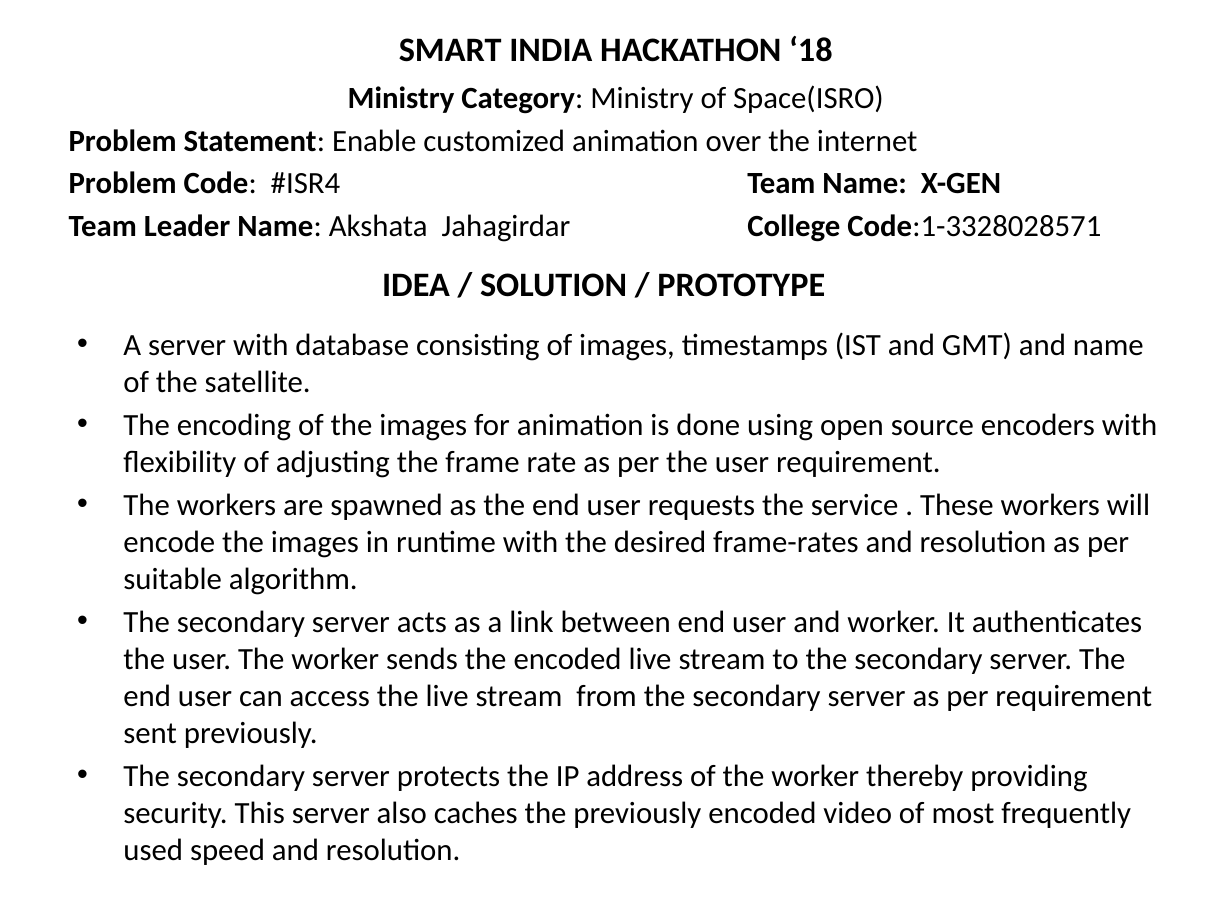
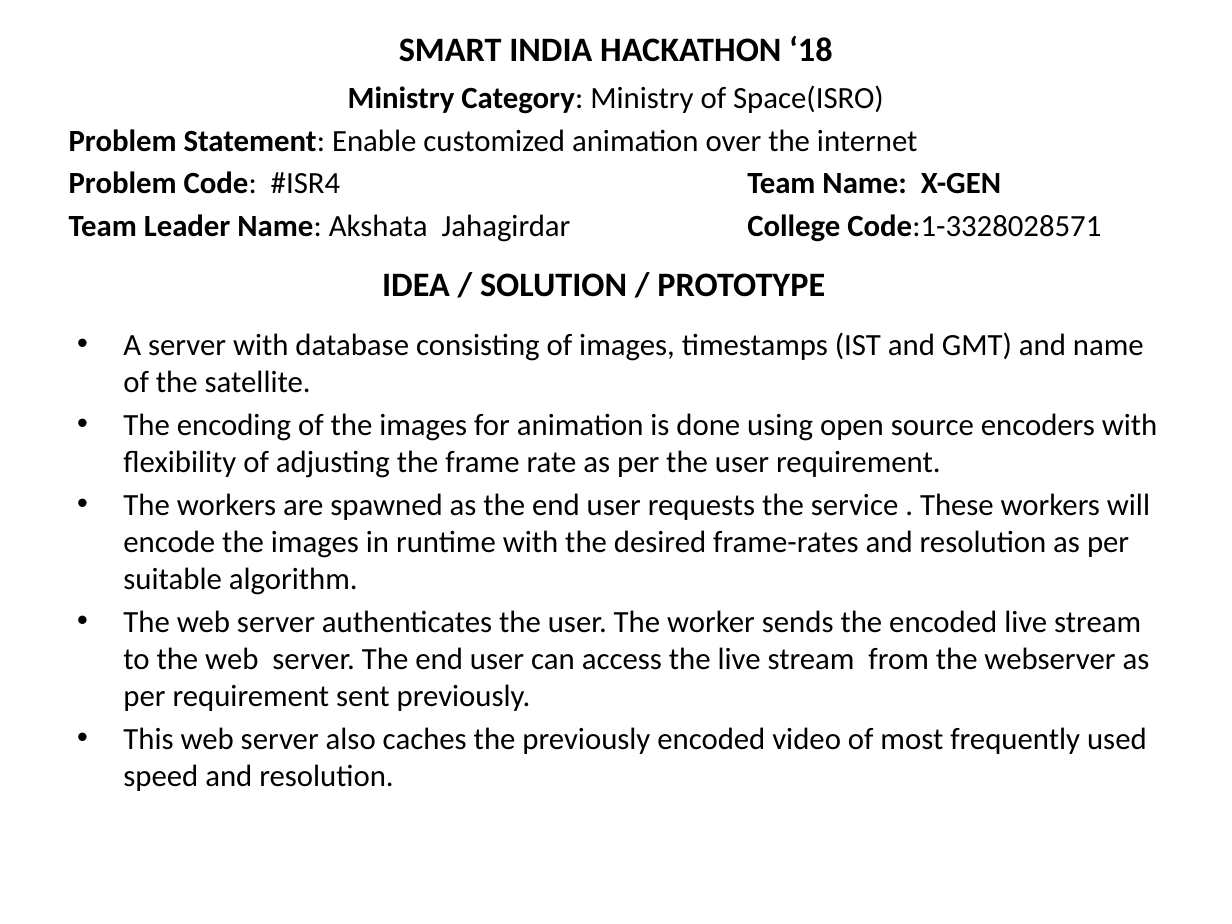
Before and after one commit to Dashree/sih2018, a slide deck: slide 1 of Gov_templates/Customized_animation.pptx. Drawn at 1232x924 pixels with LibreOffice and Linux fonts; fonts in the diff are those of the drawing. Boxes give left, top, right and bottom in pixels: in the first picture for what was removed or moved away, otherwise in the second. Text is boxed around its words. In the diff, an @@ line names an element or a change of style, - is before the commit and + after.

Commit message:
minor changes.

```diff
--- a/Gov_templates/Customized_animation.pptx
+++ b/Gov_templates/Customized_animation.pptx
@@ text at <box>123,610,1150,791</box>: text changed @@
-• The secondary server acts as a link between end user and worker. It authenticates the user. The worker sends the encoded live stream to the secondary server. The end user can access the live stream from the secondary server as per requirement sent previously.
-• The secondary server protects the IP address of the worker thereby providing security. This server also caches the previously encoded video of most frequently used speed and resolution.
+• The web server authenticates the user. The worker sends the encoded live stream to the web server. The end user can access the live stream from the webserver as per requirement sent previously.
+• This web server also caches the previously encoded video of most frequently used speed and resolution.
```
Also in this commit, not shown: 1 other slide changed.
